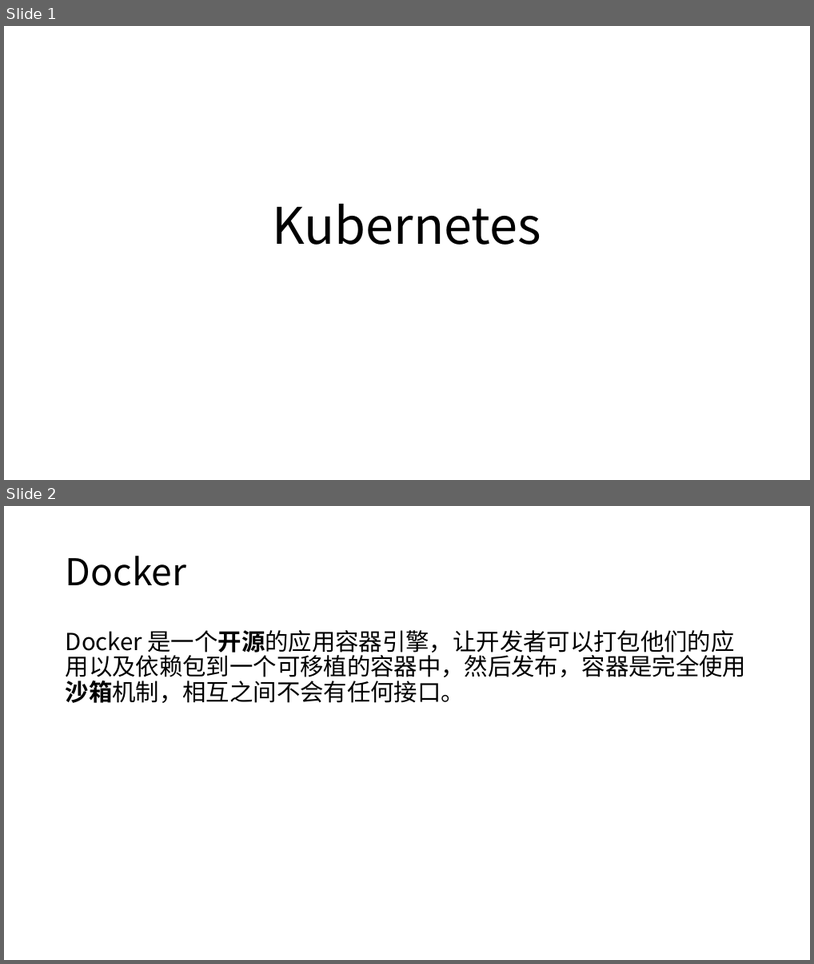
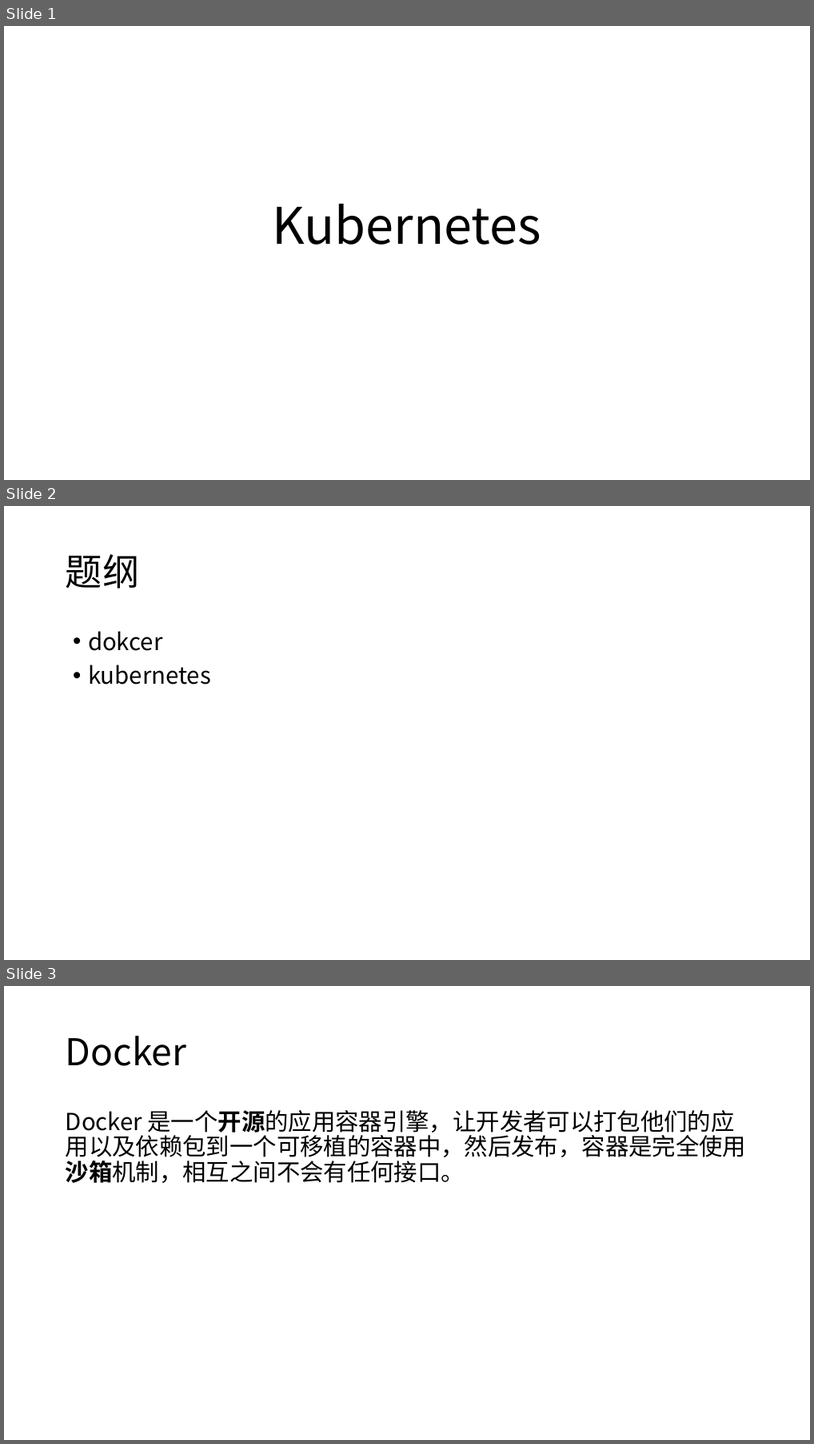
Before and after one commit to axzxs2001/Asp.NetCoreExperiment, a slide deck: Asp.NetCoreExperiment/kubernetes/kubernetes.pptx. Shown one above the other, each under a label of ours: slides 1 and 2 before the commit, slides 1, 2 and 3 after it. The pictures are 814x964 and 814x1444 pixels, drawn with LibreOffice and Linux fonts; fonts in the diff are those of the drawing; background and template pictures are left out. Boxes give left, top, right and bottom in pixels: in the first picture for what was removed or moved away, otherwise in the second. Text is boxed around its words. In the diff, an @@ line names an element or a change of style, - is before the commit and + after.

```diff
--- a/Asp.NetCoreExperiment/kubernetes/kubernetes.pptx
+++ b/Asp.NetCoreExperiment/kubernetes/kubernetes.pptx
@@ slide 2 added at box(4, 506, 810, 960), background #FFFFFF @@
@@ title added at box(66, 554, 139, 588), 44 pt, text #000000 @@
+题纲
@@ text added at box(88, 631, 211, 684), 28 pt, text #000000 @@
+• dokcer
+• kubernetes
@@ what was slide 2 is now slide 3 @@
```
Also in this commit, not shown: 14 slides changed, 4 other slides added, 1 slide removed, 2 other files.
